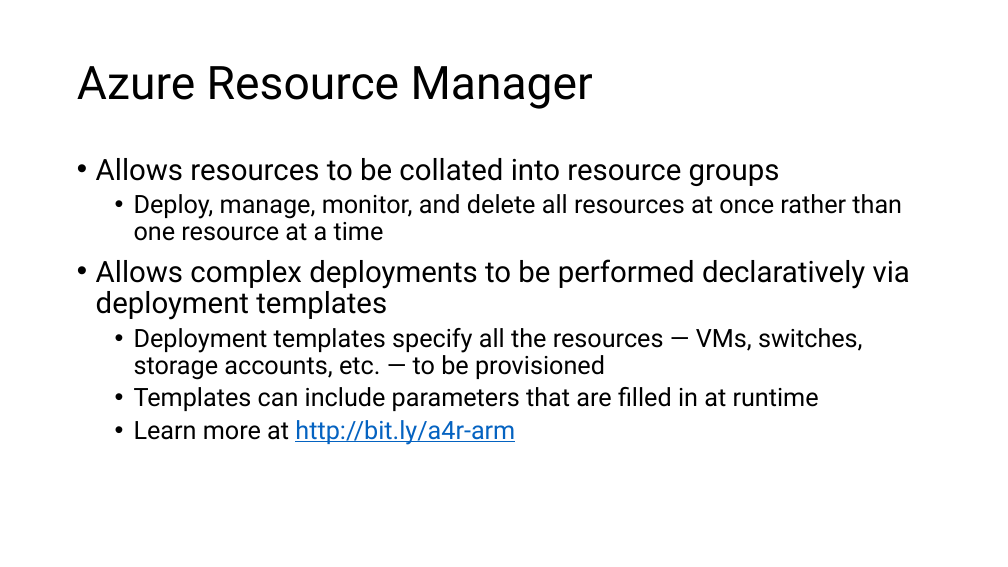
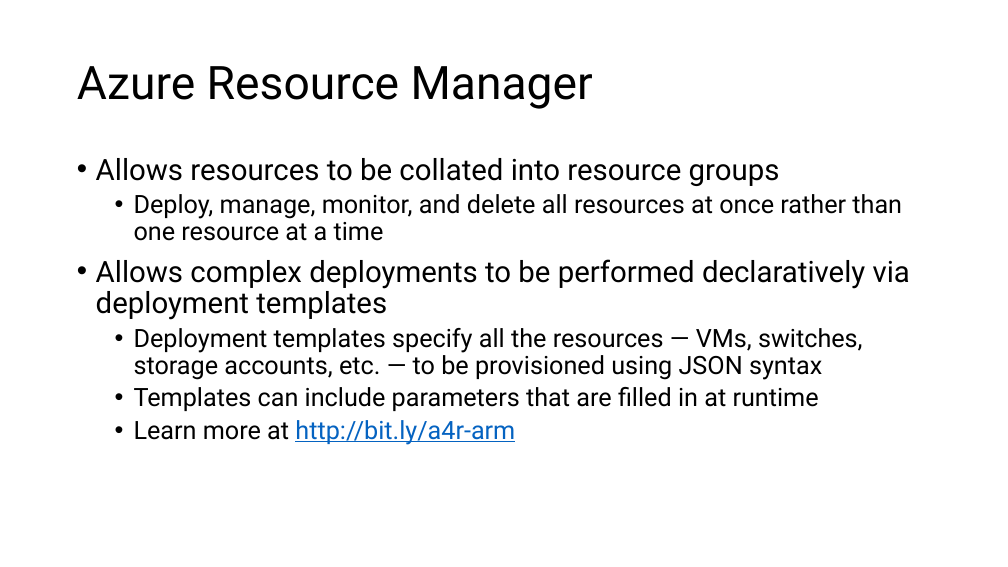
Before and after one commit to microsoft/AcademicContent, a slide deck: slide 5 of Workshop/6. HPC/HPC and Azure Container Service.pptx. Drawn at 1008x567 pixels with LibreOffice and Linux fonts; fonts in the diff are those of the drawing. Boxes give left, top, right and bottom in pixels: in the first picture for what was removed or moved away, otherwise in the second. Text is boxed around its words. In the diff, an @@ line names an element or a change of style, - is before the commit and + after.

```diff
--- a/Workshop/6. HPC/HPC and Azure Container Service.pptx
+++ b/Workshop/6. HPC/HPC and Azure Container Service.pptx
@@ text at (134,328,863,380): text changed @@
-  • Deployment templates specify all the resources — VMs, switches, storage accounts, etc. — to be provisioned
+  • Deployment templates specify all the resources — VMs, switches, storage accounts, etc. — to be provisioned using JSON syntax
```
Also in this commit, not shown: 1 other slide changed, 4 slides added, 6 slides removed.
